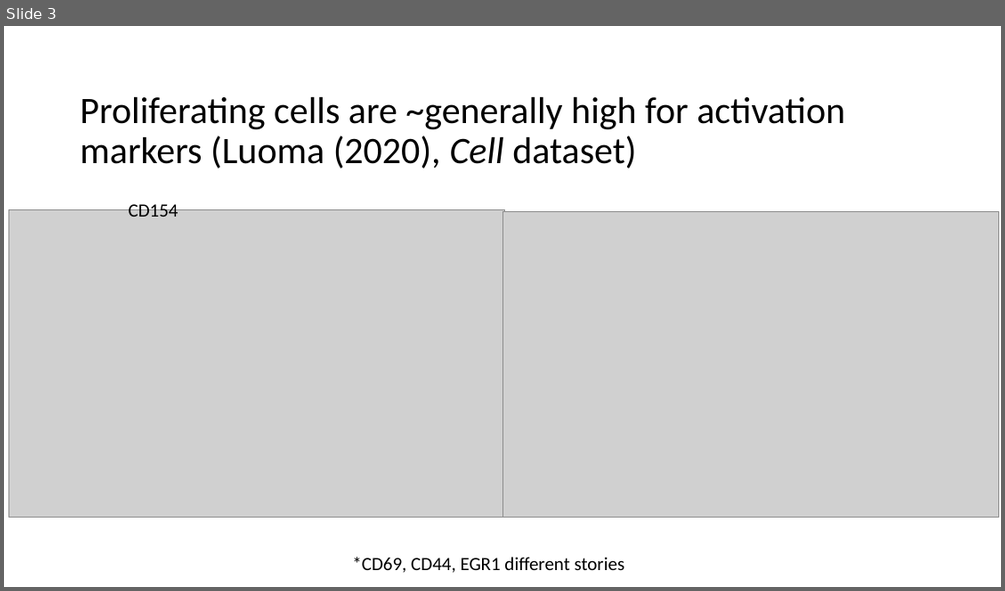
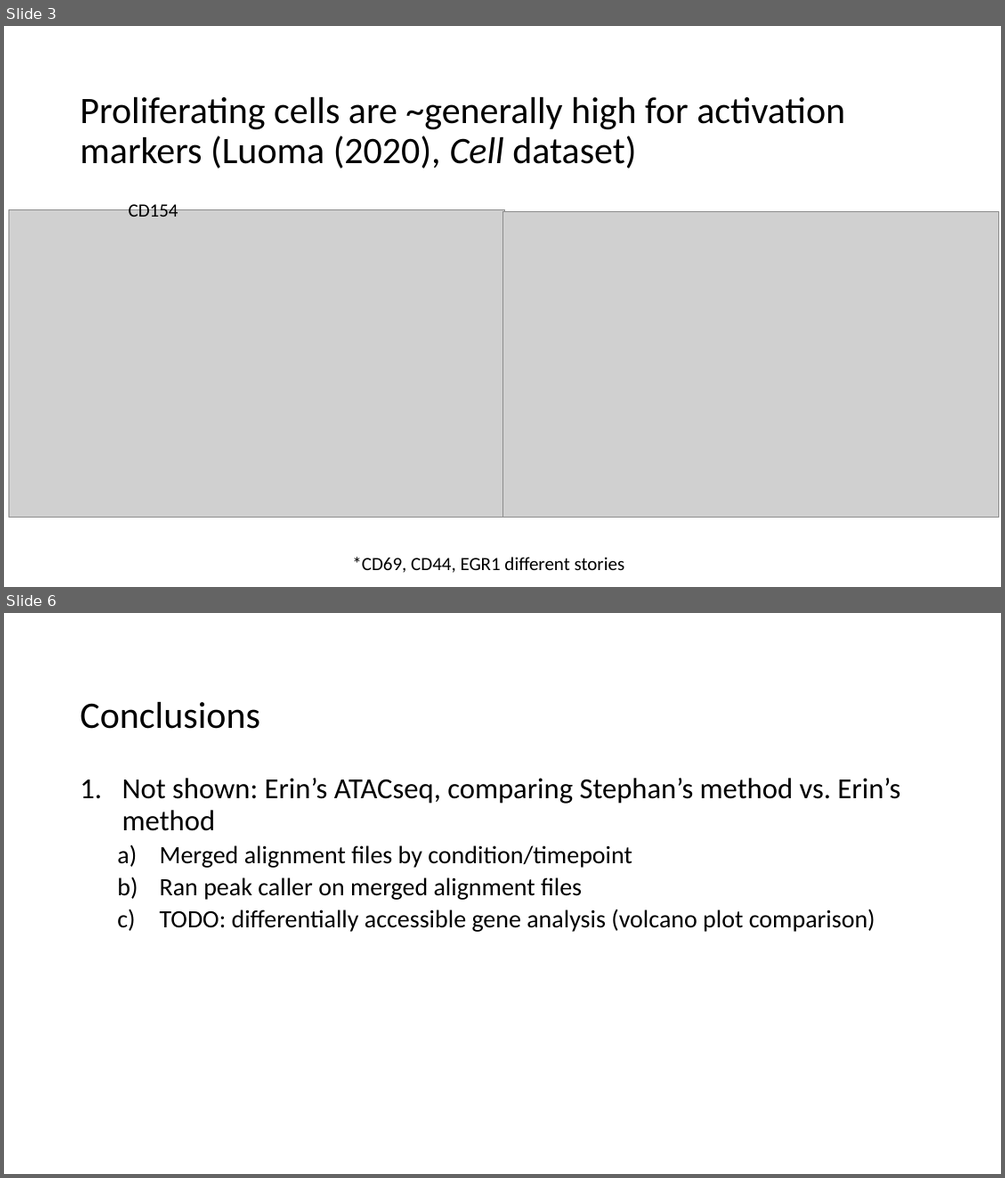
Before and after one commit to tybottorff/bottorffdocs, a slide deck: presentations/weekly_meetings/3_28_24.pptx. Shown one above the other, each under a label of ours: slide 3 before the commit, slides 3 and 6 after it; the slides between them are not shown. The pictures are 1005x591 and 1005x1178 pixels, drawn with LibreOffice and Linux fonts; fonts in the diff are those of the drawing; grey boxes stand for pictures. Boxes give left, top, right and bottom in pixels: in the first picture for what was removed or moved away, otherwise in the second. Text is boxed around its words. In the diff, an @@ line names an element or a change of style, - is before the commit and + after.

```diff
--- a/presentations/weekly_meetings/3_28_24.pptx
+++ b/presentations/weekly_meetings/3_28_24.pptx
@@ slide 6 added at [4,613,1001,1174], background #FFFFFF @@
@@ title added at [80,702,260,729], 36 pt, text #000000 @@
+Conclusions
@@ text added at [122,778,900,932], 24 pt, text #000000 @@
+1. Not shown: Erin’s ATACseq, comparing Stephan’s method vs. Erin’s method
+  a) Merged alignment files by condition/timepoint
+  b) Ran peak caller on merged alignment files
+  c) TODO: differentially accessible gene analysis (volcano plot comparison)
```
Also in this commit, not shown: 1 slide changed, 3 other slides added, 2 slides removed.
